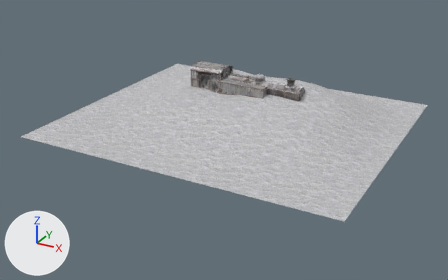
An edit to the glTF model public/assets/models/wasteland/rail/rail-trains.glb, drawn before and after from the same camera.
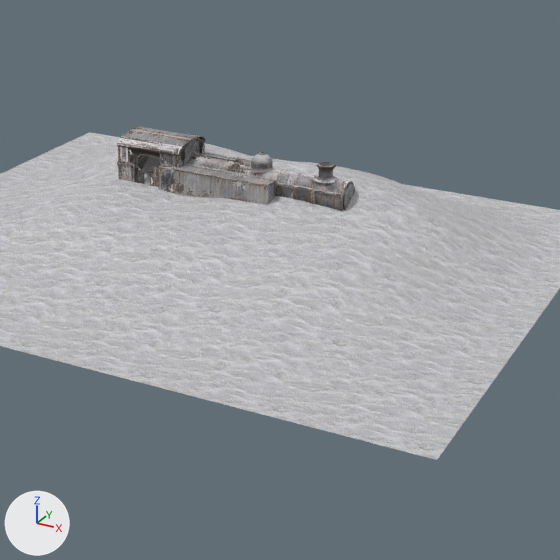
There are two pictures of each version: one whole from a 50 mm camera at (23.7, -47.9, 20.4) aimed at (-0.3, -4.3, -1.4), one close up on the part from 30% to 90% of the width and 0% to 96% of the height. The axes (+X, +Y, +Z) are drawn at lower left. The lights are the same throughout. The older version's two pictures come first.

Names of what the first close-up shows: 'the-2-15-drift', 'the-2-15-engine'.
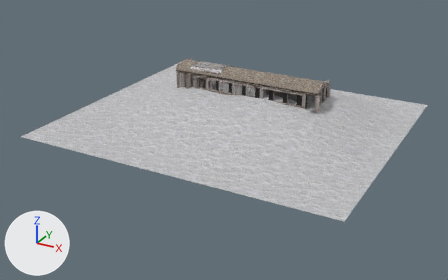
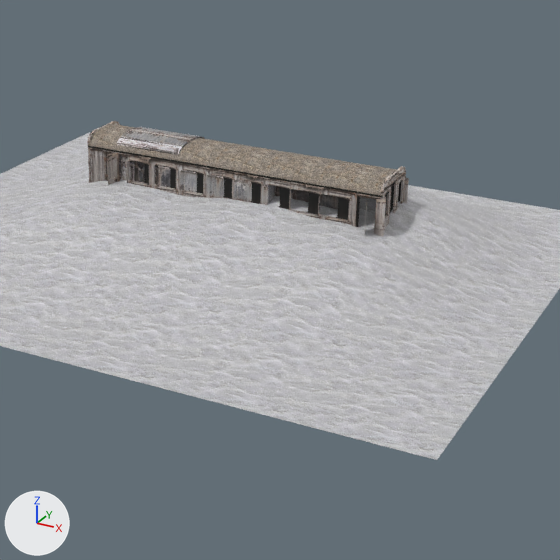
Commit message: Add the 2:15 passenger carriage

The change, as a list of edits to the scene's bpy script:
```text
Add img_carriage_end:
    img_carriage_end = load_image('carriage-end', '_unpacked/carriage-end', 1254, 1254, 'sRGB')
Add img_carriage_canvas:
    img_carriage_canvas = load_image('carriage-canvas', '_unpacked/carriage-canvas', 1254, 1254, 'sRGB')
Add img_carriage_side:
    img_carriage_side = load_image('carriage-side', '_unpacked/carriage-side', 2048, 683, 'sRGB')
Add mat_photo___carriage_end:
    mat_photo___carriage_end = principled_material('Photo / carriage-end')
    mat_photo___carriage_end.texture = img_carriage_end
    mat_photo___carriage_end.roughness = 0.9
Add mat_photo___carriage_canvas:
    mat_photo___carriage_canvas = principled_material('Photo / carriage-canvas')
    mat_photo___carriage_canvas.texture = img_carriage_canvas
    mat_photo___carriage_canvas.roughness = 0.9
Add mat_photo___carriage_side:
    mat_photo___carriage_side = principled_material('Photo / carriage-side')
    mat_photo___carriage_side.texture = img_carriage_side
    mat_photo___carriage_side.roughness = 0.9
Add me_the_2_15_carriage:
    me_the_2_15_carriage.from_pydata(...)  # 2264 vertices, 4200 faces; spans x -7.25..7.42, y -1.94..1.94, z 0.0..3.72
    # faces by material slot: [2972, 1188, 40]
    me_the_2_15_carriage.materials.append(mat_photo___carriage_side)  # picture img_carriage_side
    me_the_2_15_carriage.materials.append(mat_photo___carriage_end)  # picture img_carriage_end
    me_the_2_15_carriage.materials.append(mat_photo___carriage_canvas)  # picture img_carriage_canvas
Add ob_the_2_15_carriage:
    ob_the_2_15_carriage = bpy.data.objects.new('the-2-15-carriage', me_the_2_15_carriage)
    ob_the_2_15_carriage.location = (0.0, 0.0, 0.0)
```

Pixel boxes (x1, y1, x2, y2) of what changed, in the close-ups (560 x 560 px):
'the-2-15-carriage', added: after (87, 121, 409, 237)
    faces in mat_photo___carriage_canvas (picture img_carriage_canvas): (88, 124, 397, 196)
    faces in mat_photo___carriage_side (picture img_carriage_side): (88, 146, 409, 237)
    faces in mat_photo___carriage_end (picture img_carriage_end): (87, 121, 406, 230)
'the-2-15-engine', unchanged, covered by the edit: before (117, 127, 355, 211); after (117, 127, 338, 210)
